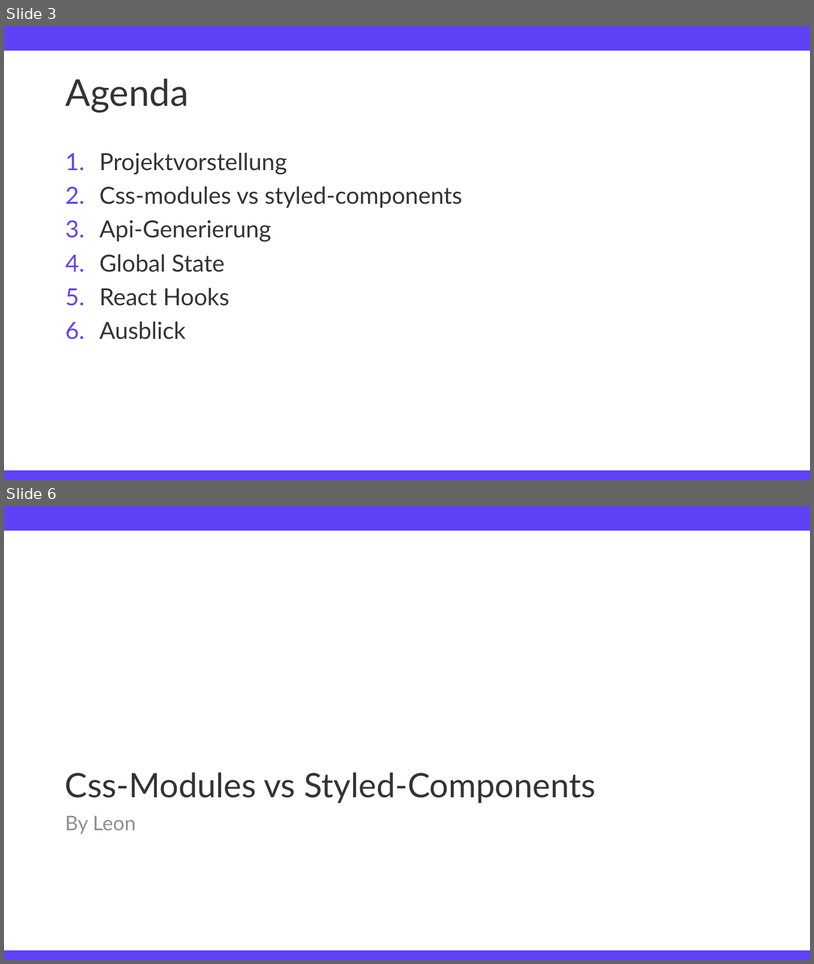
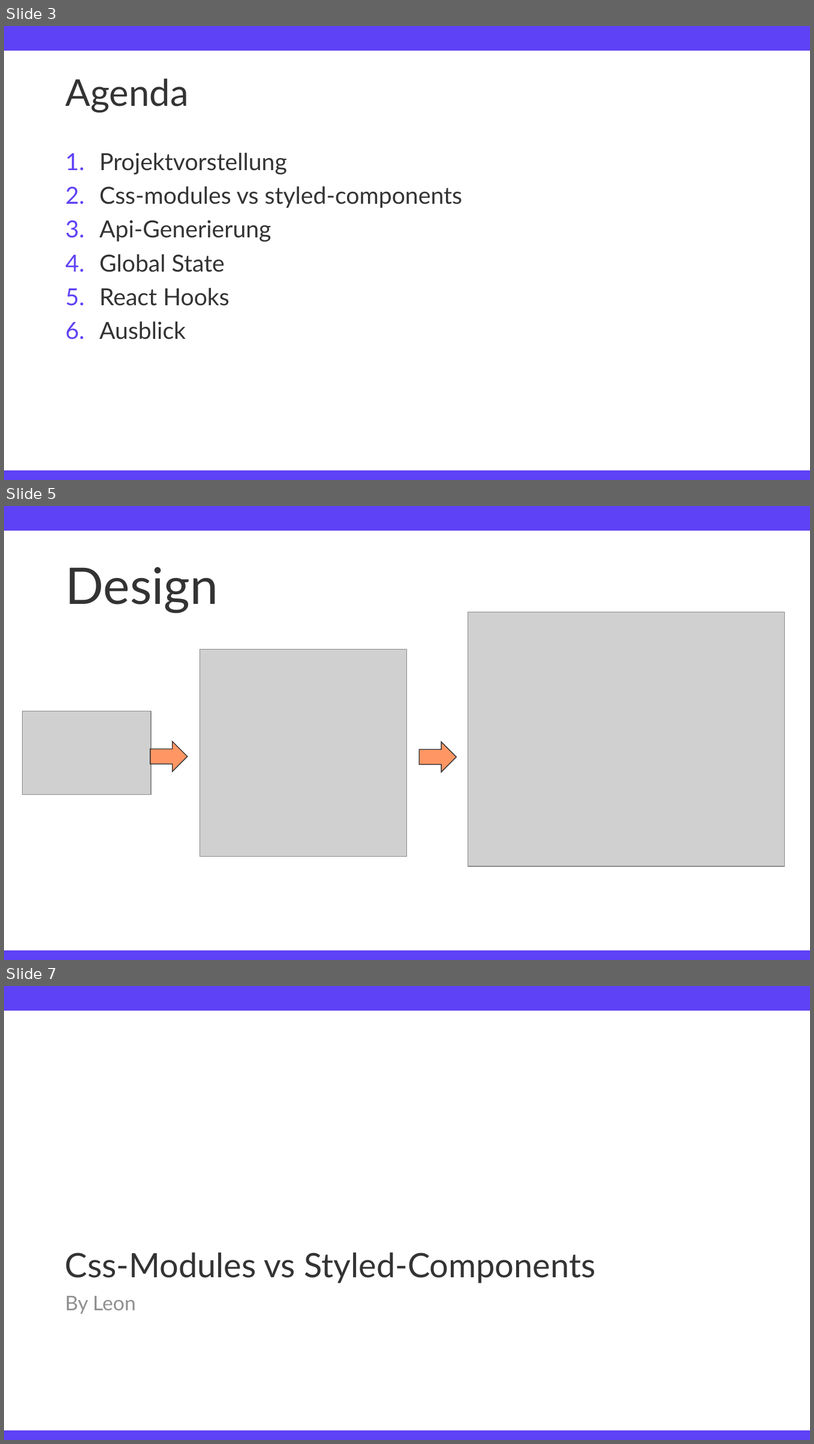
Before and after one commit to TimFehrmannAclue/techlabor_trainings_react_advanced, a slide deck: training_react_advanced.pptx. Shown one above the other, each under a label of ours: slides 3 and 6 before the commit, slides 3, 5 and 7 after it; the slides between them are not shown. The pictures are 814x964 and 814x1444 pixels, drawn with LibreOffice and Linux fonts; fonts in the diff are those of the drawing; grey boxes stand for pictures; background and template pictures are left out. Boxes give left, top, right and bottom in pixels: in the first picture for what was removed or moved away, otherwise in the second. Text is boxed around its words. In the diff, an @@ line names an element or a change of style, - is before the commit and + after.

Commit message:
added app design section to presentation, restructured todos, translated, minor color & outline fixes

```diff
--- a/training_react_advanced.pptx
+++ b/training_react_advanced.pptx
@@ slide 5 added at box(4, 506, 810, 960), background #FFFFFF; not listed: 2 template elements that a slide beside it also shows @@
@@ text added at box(66, 567, 219, 613), 60 pt, text #333333 @@
+Design
@@ picture added at box(468, 612, 785, 866) @@
@@ picture added at box(200, 649, 408, 856) @@
@@ picture added at box(22, 711, 151, 795) @@
@@ right arrow added at box(150, 741, 188, 772), fill #FF9664, outline #333333 1 pt @@
@@ right arrow added at box(420, 742, 456, 772), fill #FF9664, outline #333333 1 pt @@
@@ what was slide 6 is now slide 7 @@
```
Also in this commit, not shown: 12 slides changed, 1 other slide added, 3 slides removed, 2 other files.
